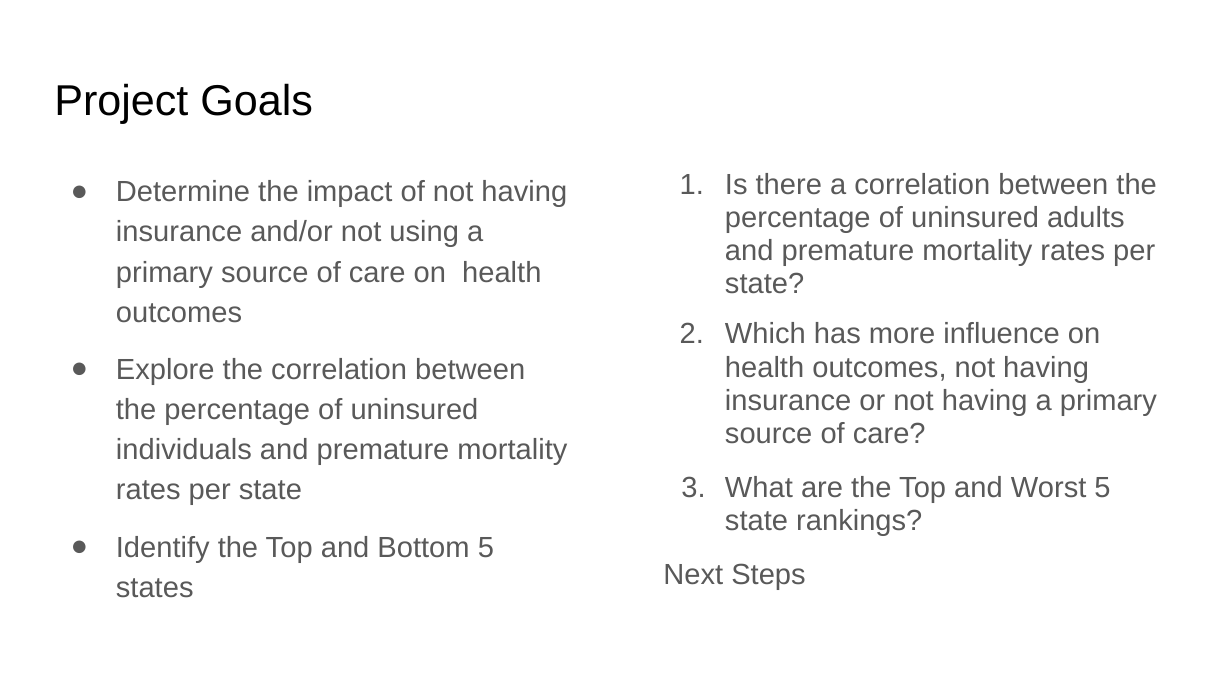
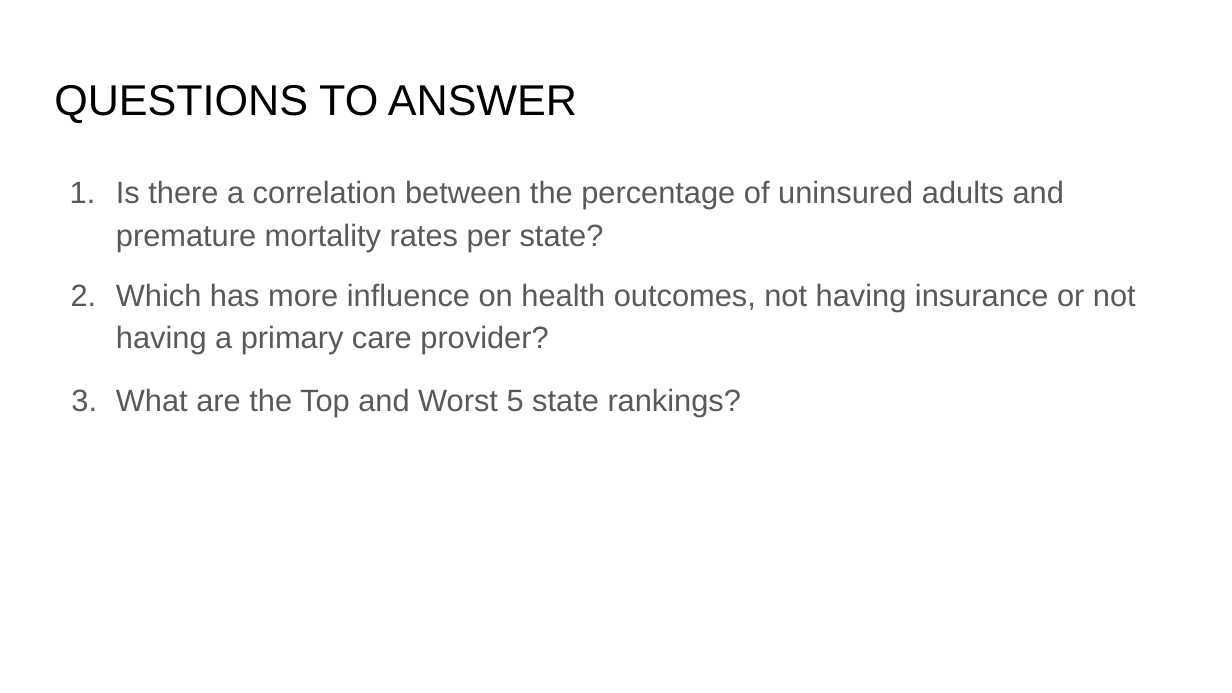
Before and after one commit to redpandata19/Project_1_Team_5, a slide deck: slide 3 of Project 1 Group 5 slides.pptx. Drawn at 1232x693 pixels with LibreOffice and Linux fonts; fonts in the diff are those of the drawing. Boxes give left, top, right and bottom in pixels: in the first picture for what was removed or moved away, otherwise in the second. Text is boxed around its words. In the diff, an @@ line names an element or a change of style, - is before the commit and + after.

```diff
--- a/Project 1 Group 5 slides.pptx
+++ b/Project 1 Group 5 slides.pptx
@@ title at box(54, 85, 577, 123): text changed @@
-Project Goals
+QUESTIONS TO ANSWER
@@ text "Is there a correlation between ...": place and size @@
-text "Is there a correlation between ..." at box(663, 173, 1157, 589)
+text "Is there a correlation between ..." at box(116, 180, 1136, 417)
@@ text at box(116, 180, 1064, 417): size 17 to 18 pt in "Is there a correlation between the percentage ...", "What are the Top and Worst 5 ..."; indent changed; line spacing 0.95 to 1.15; more space between paragraphs @@
@@ text removed at box(116, 180, 567, 598) @@
-● Determine the impact of not having insurance and/or not using a primary source of care on health outcomes
-● Explore the correlation between the percentage of uninsured individuals and premature mortality rates per state
-● Identify the Top and Bottom 5 states
@@ text at box(116, 283, 1136, 354): text changed; size 17 to 18 pt @@
-2. Which has more influence on health outcomes, not having insurance or not having a primary source of care?
+2. Which has more influence on health outcomes, not having insurance or not having a primary care provider?
@@ text at box(663, 563, 805, 589): paragraph removed @@
-Next Steps
```
Also in this commit, not shown: 8 other slides changed, 7 slides added, 9 slides removed.
